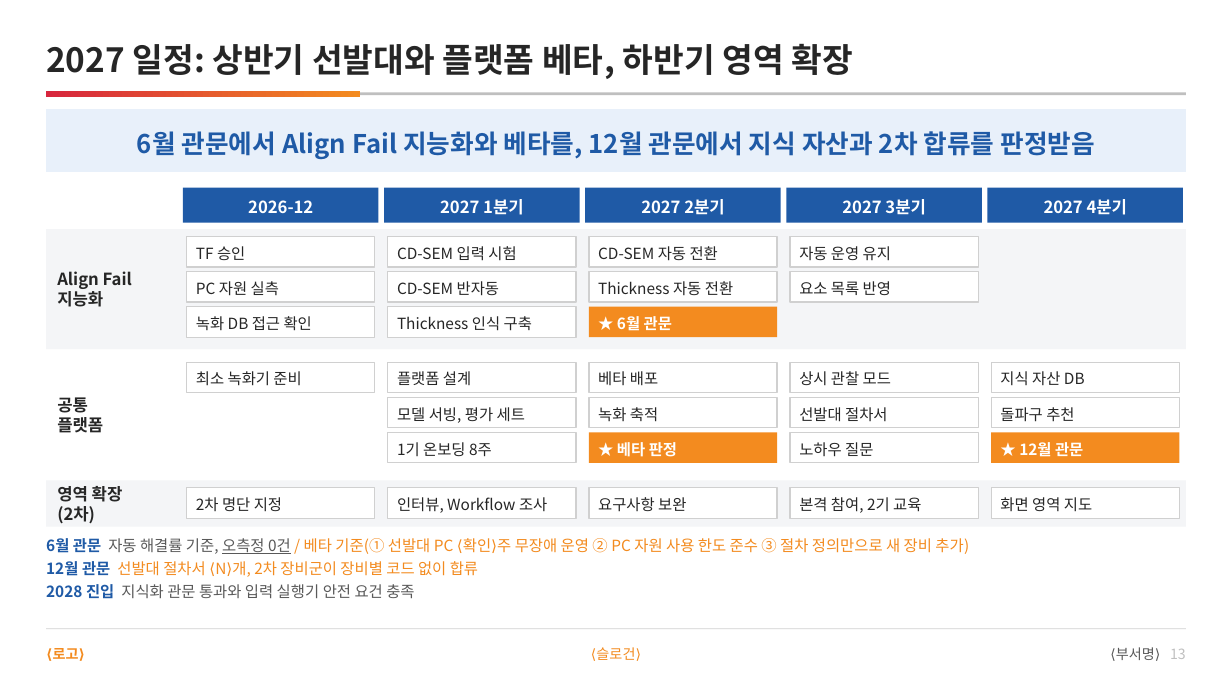
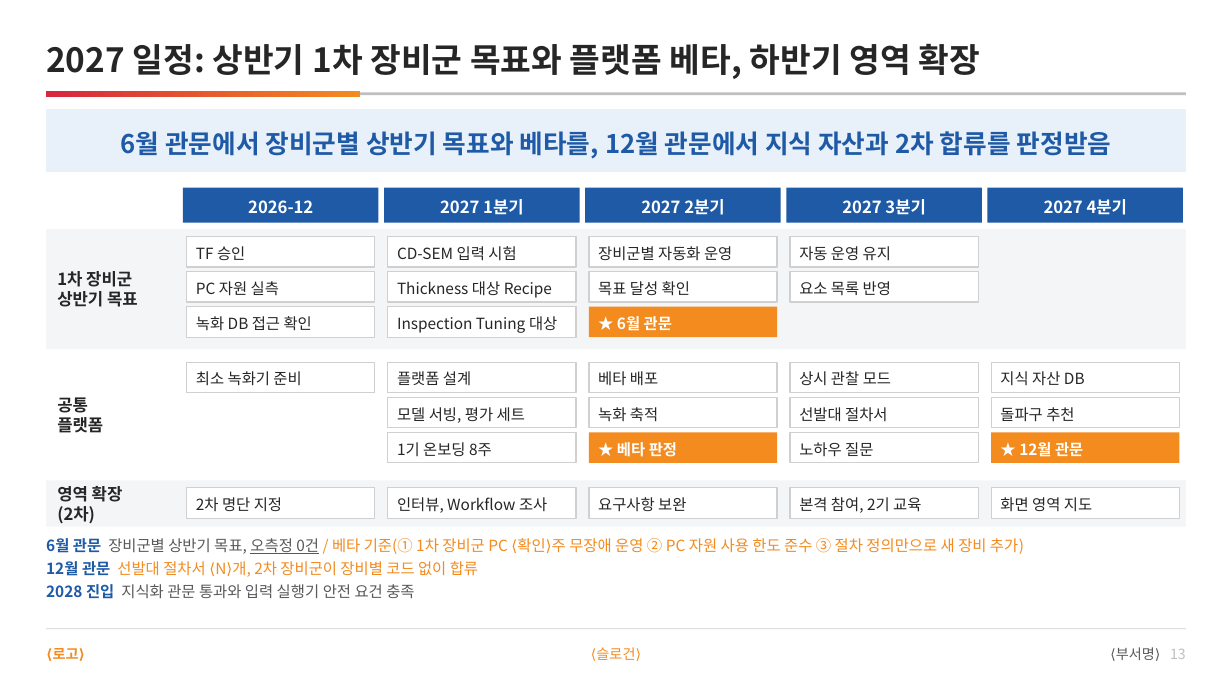
Before and after one commit to DarrenKoi/pm_notes, a slide deck: slide 13 of my-task/arc-tf/deliverables/arc-tf-proposal.pptx. Drawn at 1232x693 pixels with LibreOffice and Linux fonts; fonts in the diff are those of the drawing. Boxes give left, top, right and bottom in pixels: in the first picture for what was removed or moved away, otherwise in the second. Text is boxed around its words. In the diff, an @@ line names an element or a change of style, - is before the commit and + after.

```diff
--- a/my-task/arc-tf/deliverables/arc-tf-proposal.pptx
+++ b/my-task/arc-tf/deliverables/arc-tf-proposal.pptx
@@ text at bbox=[46, 44, 979, 79]: text changed @@
-2027 일정: 상반기 선발대와 플랫폼 베타, 하반기 영역 확장
+2027 일정: 상반기 1차 장비군 목표와 플랫폼 베타, 하반기 영역 확장
@@ text at bbox=[121, 131, 1112, 159]: text changed @@
-6월 관문에서 Align Fail 지능화와 베타를, 12월 관문에서 지식 자산과 2차 합류를 판정받음
+6월 관문에서 장비군별 상반기 목표와 베타를, 12월 관문에서 지식 자산과 2차 합류를 판정받음
@@ text at bbox=[598, 246, 732, 261]: text changed @@
-CD-SEM 자동 전환
+장비군별 자동화 운영
@@ text at bbox=[57, 271, 138, 307]: text changed @@
-Align Fail
-지능화
+1차 장비군
+상반기 목표
@@ text at bbox=[397, 281, 552, 298]: text changed @@
-CD-SEM 반자동
+Thickness 대상 Recipe
@@ text at bbox=[598, 281, 690, 296]: text changed @@
-Thickness 자동 전환
+목표 달성 확인
@@ text at bbox=[397, 316, 557, 333]: text changed @@
-Thickness 인식 구축
+Inspection Tuning 대상
@@ text at bbox=[46, 538, 1024, 554]: text changed @@
-6월 관문 자동 해결률 기준, 오측정 0건 / 베타 기준(① 선발대 PC ⟨확인⟩주 무장애 운영 ② PC 자원 사용 한도 준수 ③ 절차 정의만으로 새 장비 추가)
+6월 관문 장비군별 상반기 목표, 오측정 0건 / 베타 기준(① 1차 장비군 PC ⟨확인⟩주 무장애 운영 ② PC 자원 사용 한도 준수 ③ 절차 정의만으로 새 장비 추가)
```
Also in this commit, not shown: 8 other slides changed, 19 other files.
